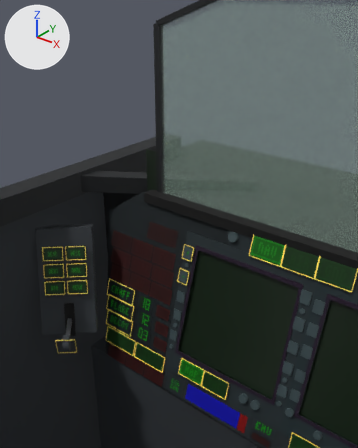
The Blender file assets-src/blend/cockpit_classic.blend, before and after one commit.
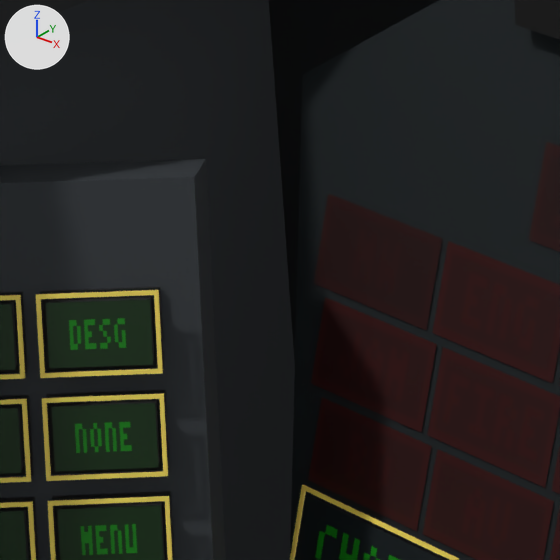
There are two pictures of each version: one from a camera (50 mm lens) standing at (0.252, 0.096, 0.221) and looking at (-0.34, 0.836, -0.237), one close up on the part from 17% to 42% of the width and 44% to 65% of the height. Arrows for +X, +Y and +Z are at upper left; the lights stay in place. The older version's two pictures come first.

The first close-up shows 'atlas_61', 'atlas_62', 'atlas_64', 'atlas_65', 'atlas_67', 'atlas_68', 'dark_100', 'panel_grey_102', 'panel_grey_496', 'swatch_2', 'swatch_3', 'swatch_4' and 46 more.
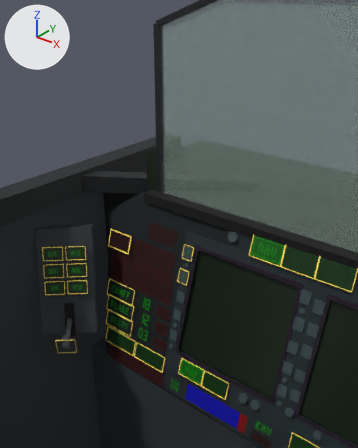
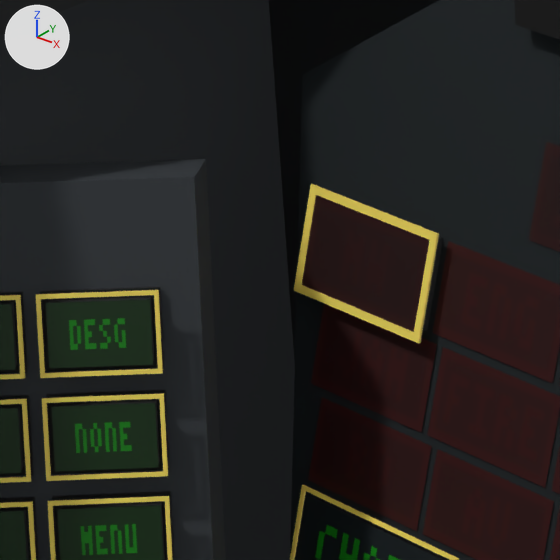
Changed parts and their boxes [x1, y1, x2, y2] in the close-ups (560 x 560 px):
'atlas_61', moved, turned: before [314, 193, 442, 330]; after [302, 195, 429, 332]
'highlight_mw_0', added (yellow): after [310, 184, 439, 242]
'highlight_mw_1', added (yellow): after [294, 283, 422, 343]
'highlight_mw_2', added (yellow): after [414, 240, 438, 335]
'highlight_mw_3', added (yellow): after [295, 192, 316, 285]
'dark_mw', added (black): after [423, 237, 443, 331]

The edits, one by one:
Object 'atlas_61' (ob_atlas_61) turns from (-17, 0, 0) to (0, 0, 0) degrees about x, y and z.
In object 'atlas_61' (ob_atlas_61), parent goes from ob_cockpit to ob_moving_mw.
Object 'atlas_61' (ob_atlas_61) moves from (-0.427, 0.749, -0.271) to (0.0, -0.006, 0.0).
Object 'moving_mw' (ob_moving_mw) is new.
Its parent is ob_control_action_mastercaution.
Its location is (0.0, 0.0, 0.0).
Object 'control_Action_MasterCaution_' (ob_control_action_mastercaution) is new.
Its parent is ob_cockpit.
Its location is (-0.427, 0.749, -0.271).
Its rotation in degrees is (-17, 0, 0).
Object 'highlight_mw_3' (ob_highlight_mw_3) is new; it shows me_mesh_89.
Its parent is ob_highlight_mw.
Its location is (-0.0293, -0.006, 0.0).
Its scale is (0.003, 0.001, 0.0336).
Object 'highlight_mw' (ob_highlight_mw) is new.
Its parent is ob_control_action_mastercaution.
Its location is (0.0, 0.0, 0.0).
Object 'highlight_mw_2' (ob_highlight_mw_2) is new; it shows me_mesh_89.
Its parent is ob_highlight_mw.
Its location is (0.0293, -0.006, 0.0).
Its scale is (0.003, 0.001, 0.0336).
Object 'highlight_mw_1' (ob_highlight_mw_1) is new; it shows me_mesh_89.
Its parent is ob_highlight_mw.
Its location is (0.0, -0.006, -0.0183).
Its scale is (0.0616, 0.001, 0.003).
Object 'highlight_mw_0' (ob_highlight_mw_0) is new; it shows me_mesh_89.
Its parent is ob_highlight_mw.
Its location is (0.0, -0.006, 0.0183).
Its scale is (0.0616, 0.001, 0.003).
Object 'dark_mw' (ob_dark_mw) is new; it shows me_mesh_82.
Its parent is ob_moving_mw.
Its location is (0.0, -0.0025, 0.0).
Its scale is (0.0556, 0.006, 0.0336).
